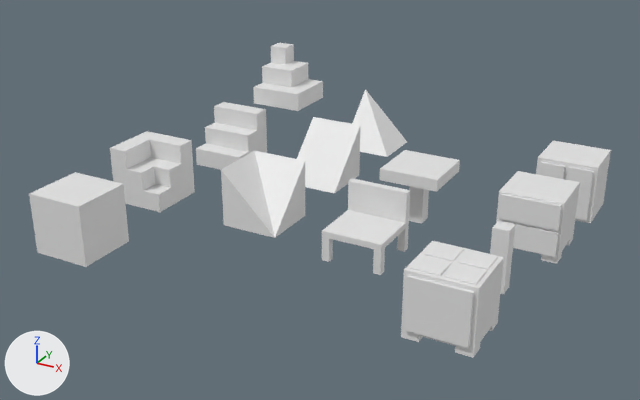
The glTF model dist/models/blocks.glb: old version first, new version second.
Rendered twice from a 50 mm camera at (6.59, -0.72, 5.83) aimed at (-0.01, 11.29, -0.17). The lights are fixed; the arrows at lower left show +X, +Y and +Z. Where no turn or scale is listed for an object, it has been applied to the vertices.

The first picture shows 'chair', 'cube', 'cupboard', 'oven', 'shelf', 'slope', 'slope-inset', 'slope-outset', 'stairs', 'stairs-inset', 'stairs-outset', 'table'.
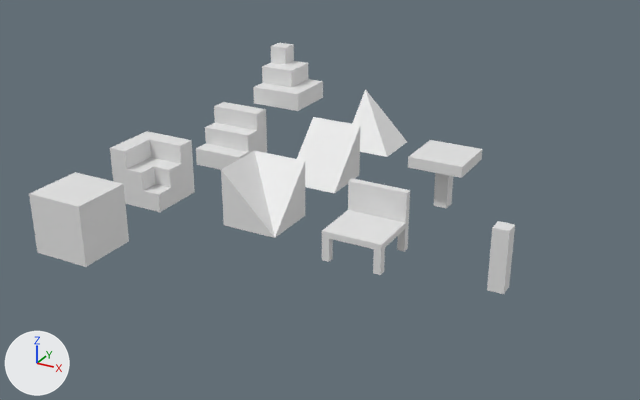
Where the change shows, as pixel boxes (x1, y1, x2, y2) in the pictures (640 x 400 px):
'oven', deleted
    before: (401, 241, 504, 358)
'shelf', deleted
    before: (496, 171, 580, 264)
'table', moved
    before: (380, 150, 460, 224)
    after: (408, 140, 482, 209)
'cupboard', deleted
    before: (536, 141, 611, 223)

Patch to the scene script:
```diff
--- a/dist/models/blocks.glb.py
+++ b/dist/models/blocks.glb.py
@@ ob_shelf @@
-ob_shelf = bpy.data.objects.new('shelf', me_cube_003)
-ob_shelf.location = (3.46, 12.02, 0.0)
@@ ob_oven @@
-ob_oven = bpy.data.objects.new('oven', me_cube_004)
-ob_oven.location = (3.22, 8.98, 0.0)
@@ ob_cupboard @@
-ob_cupboard = bpy.data.objects.new('cupboard', me_cube_009)
-ob_cupboard.location = (3.57, 13.72, 0.0)
@@ ob_table @@
 ob_table = bpy.data.objects.new('table', me_cube_025)
-ob_table.location = (1.47, 12.03, 0.0)
+ob_table.location = (1.45, 13.23, -0.2)
```
